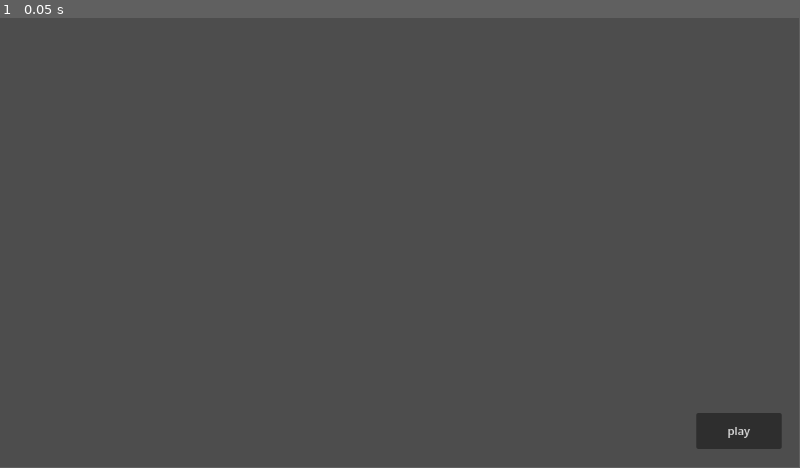
Above: before the commit, frame 1.
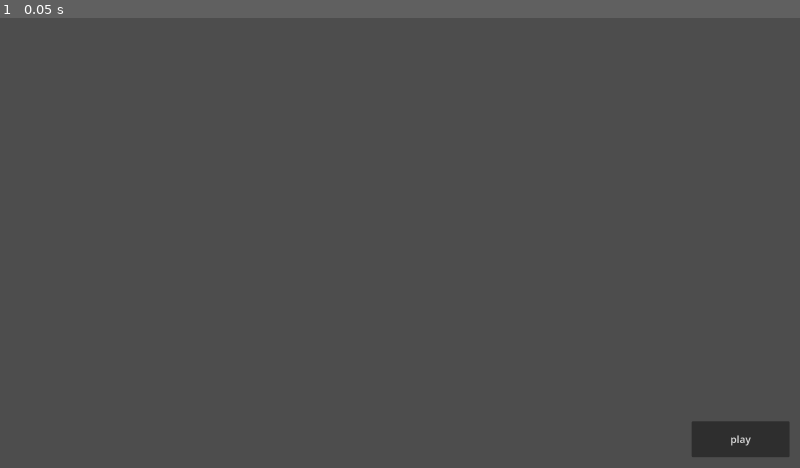
Above: after the commit, the same moment.

Repository: weiyi-boynextdoor/ProjectKobeClient
Game: Godot game, scene res://main_ui.tscn
Same seed, same stepped clock (60 frames per second), same inputs: the game is played once before the commit and once after it.
Inputs:
- Up to frame 1 (0.05 s): no input
In our replay, the window is 799x449 before the commit and 800x450 after it. These sizes can differ from the game's own. Grey fills any space a smaller window leaves; there, only what the larger window draws over its background counts as a difference.

The runs differ from the first frame. In frame 1, 0.5% of the frame differs, in the area x 86-99%, y 87-98%.

Commit message:
ui adaption

Diff:
--- a/main_ui.tscn
+++ b/main_ui.tscn
@@ -3,7 +3,7 @@
 [ext_resource type="Script" uid="uid://serkdkxfrckq" path="res://main_ui.gd" id="1"]
 [ext_resource type="AudioStream" uid="uid://dvdgl8cxx0xj6" path="res://audio/mamba.wav" id="2"]
 
-[node name="Control" type="Control" unique_id=2027432748]
+[node name="main_ui" type="Control" unique_id=2027432748]
 layout_mode = 3
 anchors_preset = 15
 anchor_right = 1.0
@@ -19,12 +19,13 @@
 anchor_top = 1.0
 anchor_right = 1.0
 anchor_bottom = 1.0
-offset_left = -148.0
-offset_top = -78.0
+offset_left = -260.0
+offset_top = -112.0
 offset_right = -25.0
 offset_bottom = -26.0
 grow_horizontal = 0
 grow_vertical = 0
+theme_override_font_sizes/font_size = 24
 text = "play"
 
 [node name="AudioStreamPlayer" type="AudioStreamPlayer" parent="." unique_id=1970930912]
--- a/project.godot
+++ b/project.godot
@@ -15,6 +15,13 @@
 config/features=PackedStringArray("4.6", "Forward Plus")
 config/icon="uid://ci07db0puifya"
 
+[display]
+
+window/size/viewport_width=1920
+window/size/viewport_height=1080
+window/stretch/mode="viewport"
+window/stretch/aspect="expand"
+
 [physics]
 
 3d/physics_engine="Jolt Physics"
